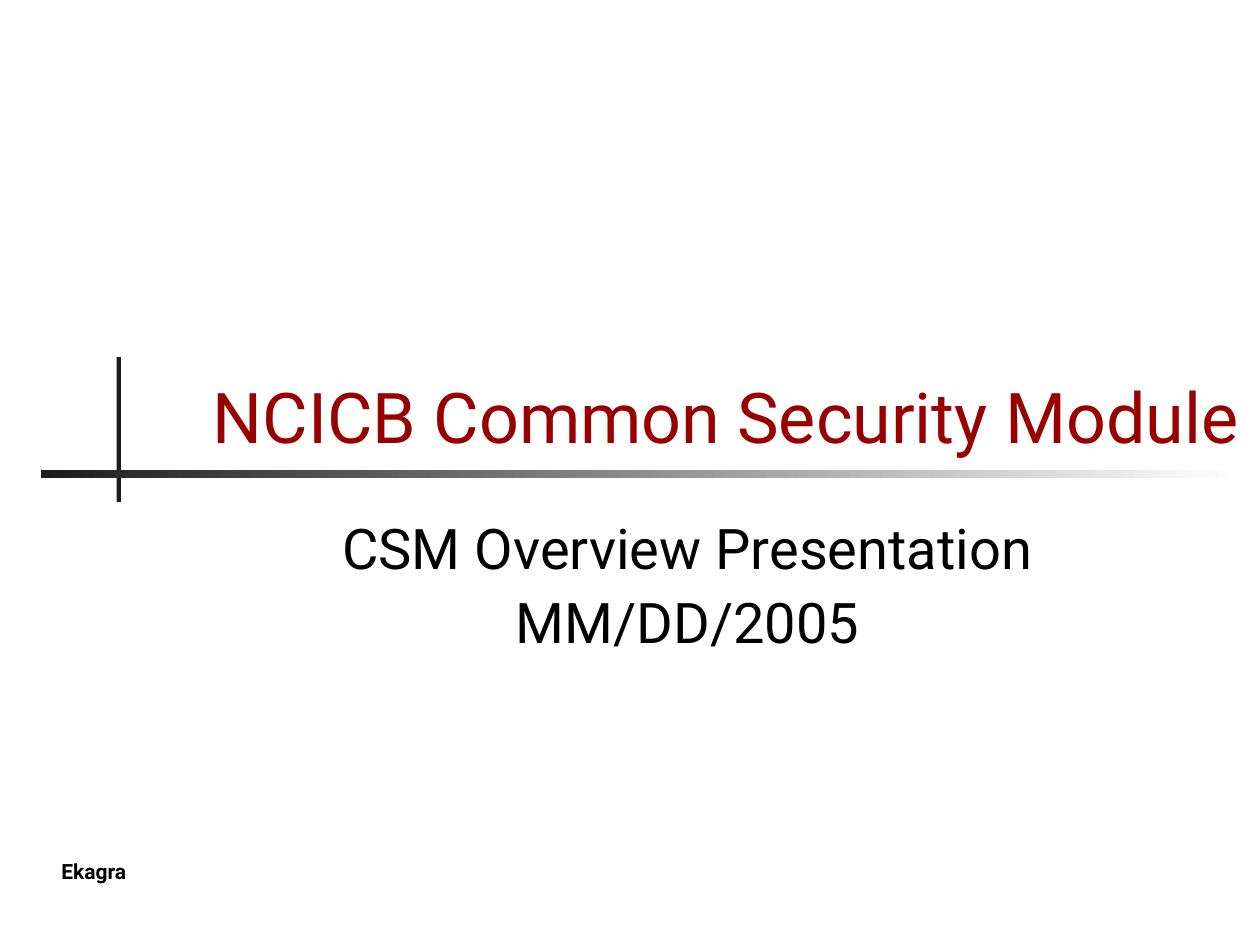
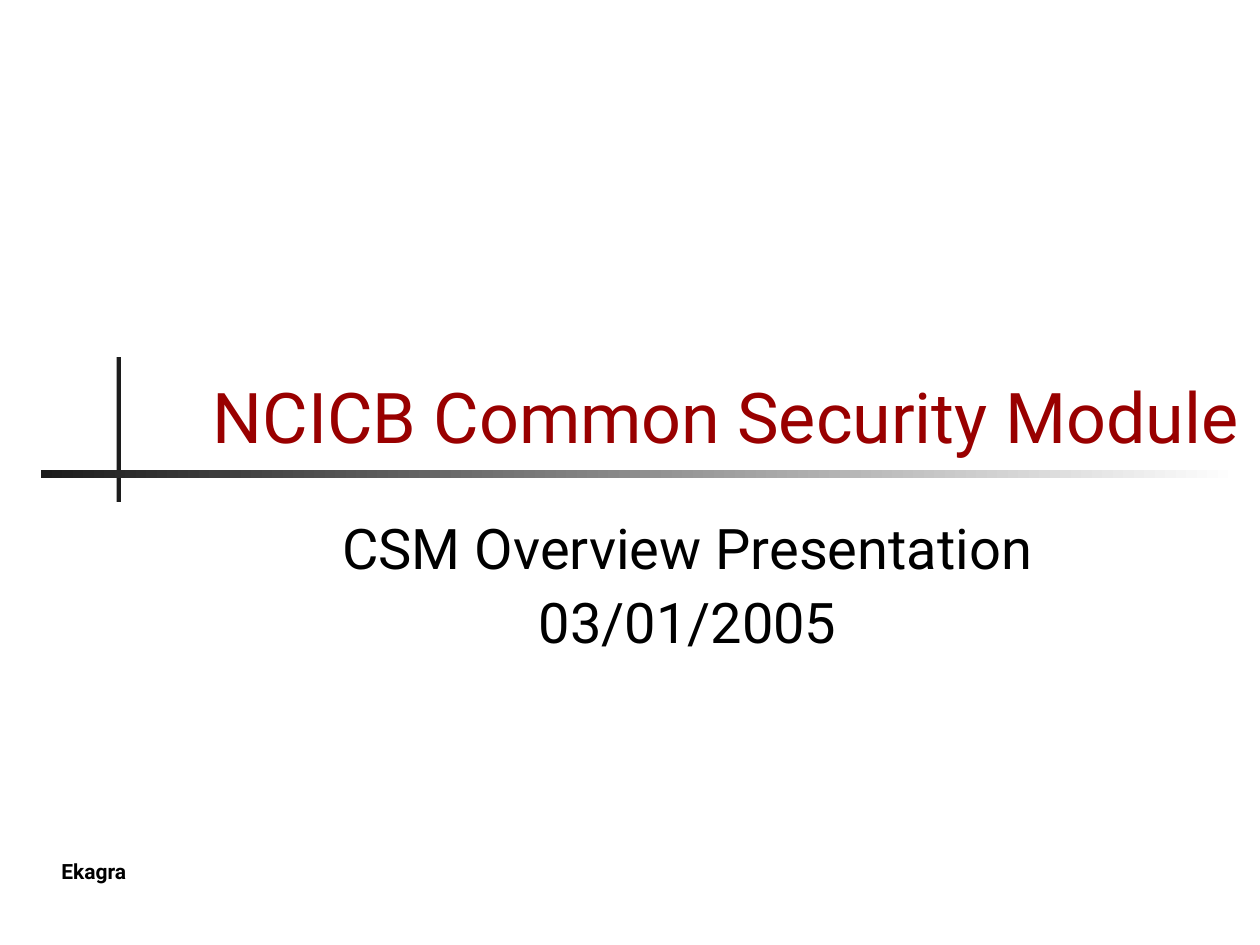
Before and after one commit to CBIIT/common-security-module-docs, a slide deck: slide 1 of CSM_Presentation.ppt. Drawn at 1260x945 pixels with LibreOffice and Linux fonts; fonts in the diff are those of the drawing; background and template pictures are left out. Boxes give left, top, right and bottom in pixels: in the first picture for what was removed or moved away, otherwise in the second. Text is boxed around its words. In the diff, an @@ line names an element or a change of style, - is before the commit and + after.

```diff
--- a/CSM_Presentation.ppt
+++ b/CSM_Presentation.ppt
@@ subtitle at (x1=539, y1=602, x2=837, y2=647): text changed @@
-MM/DD/2005
+03/01/2005
```
Also in this commit, not shown: 1 slide removed.
